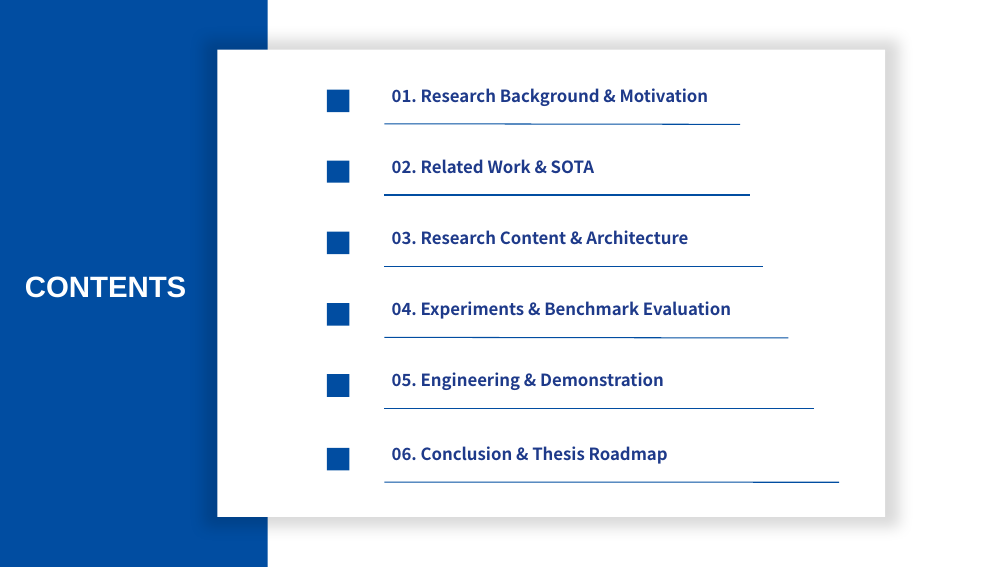
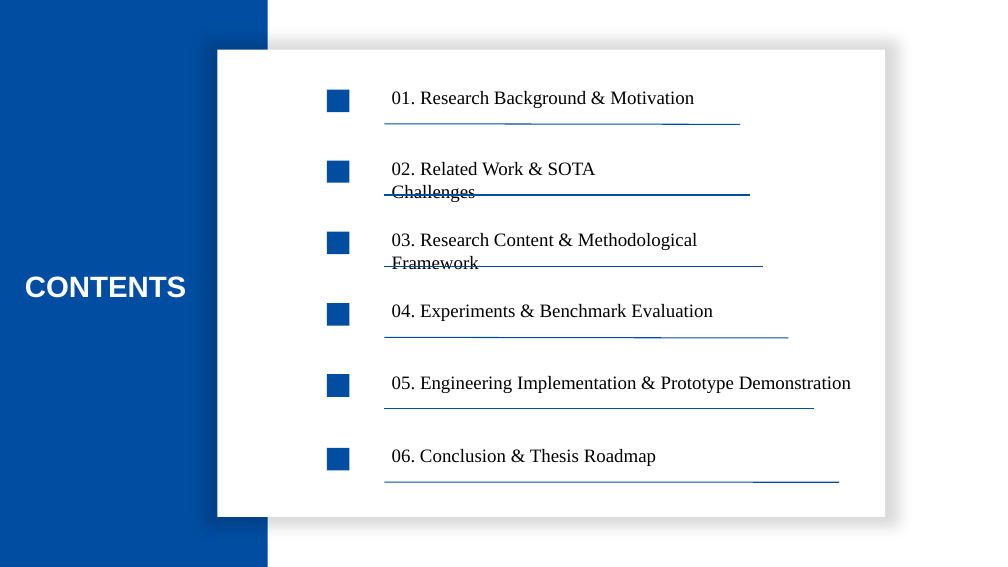
Before and after one commit to nKa1i/kazakh-ai-text-detection, a slide deck: slide 2 of Kazakh_AI_Detection_Thesis_Progress_Prof_Guo.pptx. Drawn at 1008x567 pixels with LibreOffice and Linux fonts; fonts in the diff are those of the drawing; background and template pictures are left out. Boxes give left, top, right and bottom in pixels: in the first picture for what was removed or moved away, otherwise in the second. Text is boxed around its words. In the diff, an @@ line names an element or a change of style, - is before the commit and + after.

```diff
--- a/Kazakh_AI_Detection_Thesis_Progress_Prof_Guo.pptx
+++ b/Kazakh_AI_Detection_Thesis_Progress_Prof_Guo.pptx
@@ text at box(392, 162, 596, 202): text changed; size 16 to 18 pt; font Noto Sans CJK SC to Times New Roman; text colour #1E3A8A to #000000; bold off @@
-02. Related Work & SOTA
+02. Related Work & SOTA Challenges
@@ text at box(392, 233, 698, 270): text changed; size 16 to 18 pt; font Noto Sans CJK SC to Times New Roman; text colour #1E3A8A to #000000; bold off @@
-03. Research Content & Architecture
+03. Research Content & Methodological Framework
@@ size 16 to 18 pt, font Noto Sans CJK SC to Times New Roman, text colour #1E3A8A to #000000, bold off in 3 elements at box(392, 91, 694, 108), box(392, 449, 656, 466), box(392, 304, 713, 321) @@
@@ text at box(392, 376, 851, 393): text changed; size 16 to 18 pt; font Noto Sans CJK SC to Times New Roman; text colour #1E3A8A to #000000; bold off @@
-05. Engineering & Demonstration
+05. Engineering Implementation & Prototype Demonstration
```
Also in this commit, not shown: 17 other slides changed, 10 other files.
